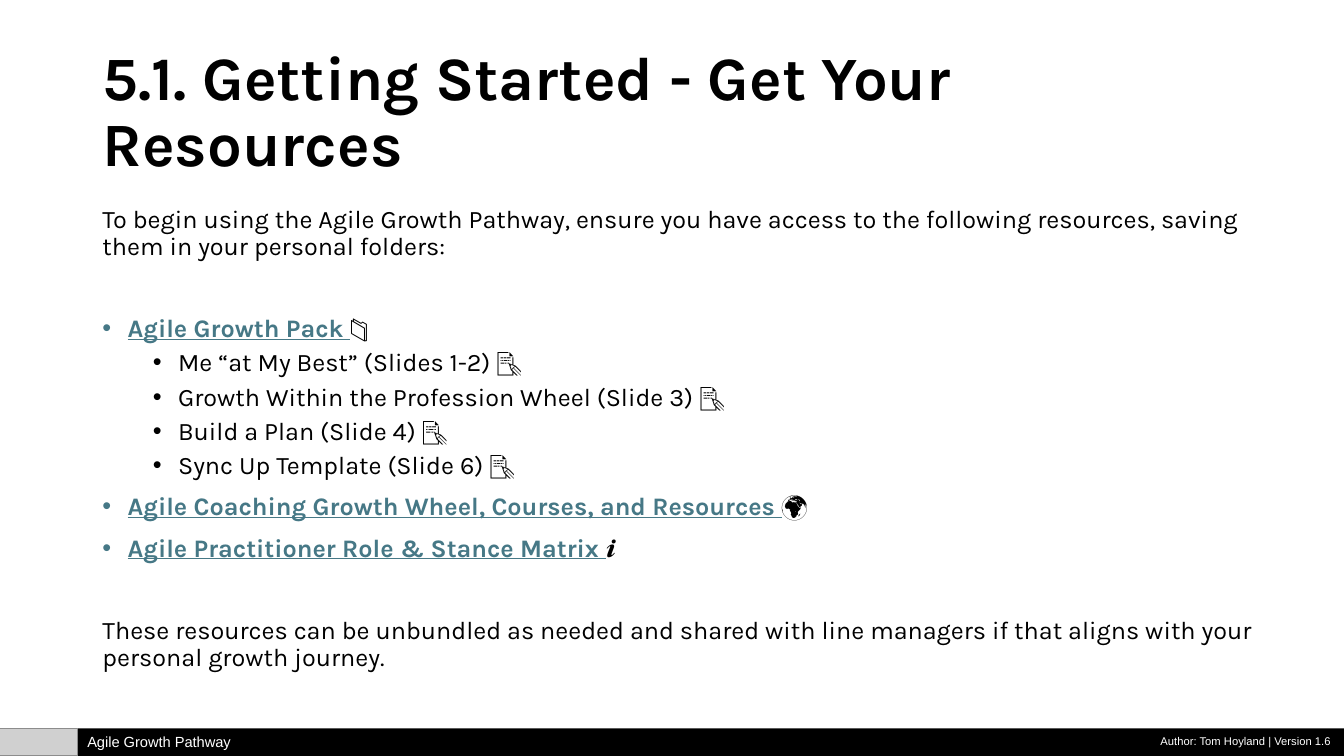
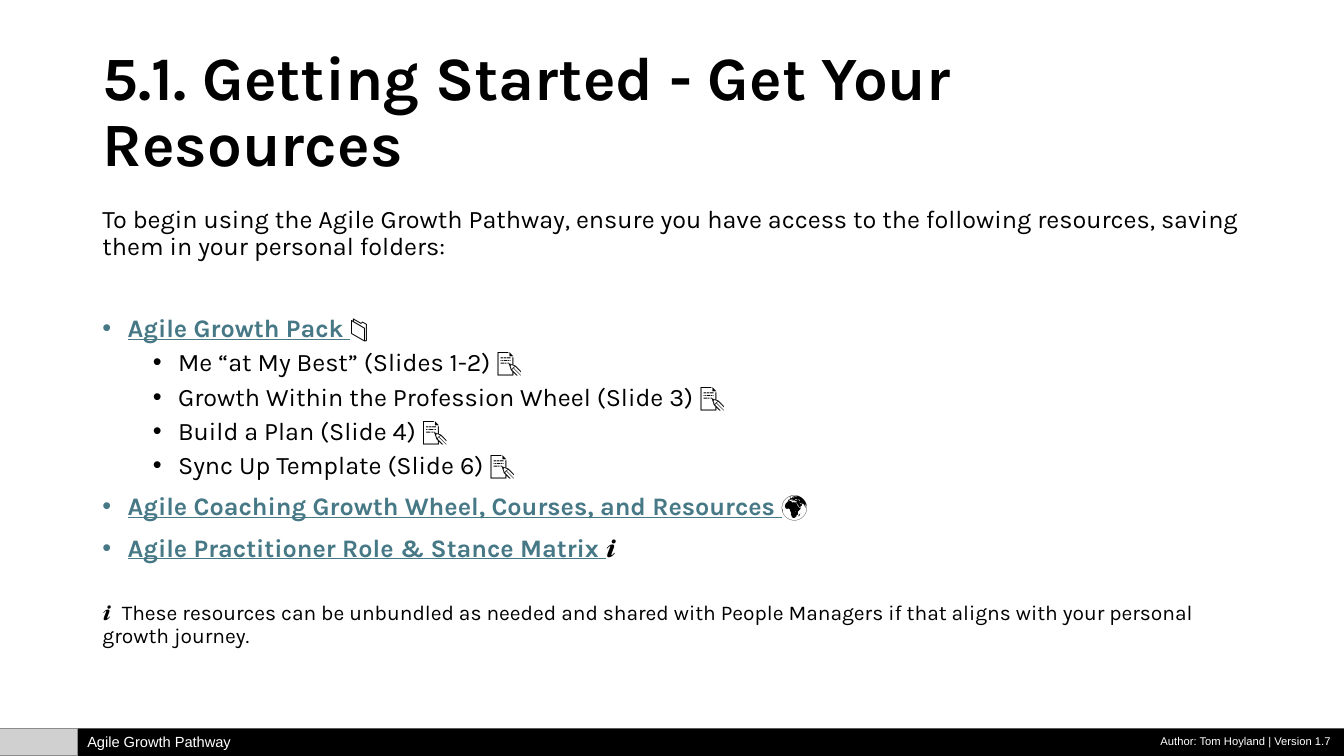
Before and after one commit to tomhoyland/agile-growth-pathway, a slide deck: slide 11 of Agile-Growth-Pathway.pptx. Drawn at 1344x756 pixels with LibreOffice and Linux fonts; fonts in the diff are those of the drawing; grey boxes stand for pictures. Boxes give left, top, right and bottom in pixels: in the first picture for what was removed or moved away, otherwise in the second. Text is boxed around its words. In the diff, an @@ line names an element or a change of style, - is before the commit and + after.

```diff
--- a/Agile-Growth-Pathway.pptx
+++ b/Agile-Growth-Pathway.pptx
@@ text at <box>102,605,1192,648</box>: text changed; size 18 to 15 pt @@
-These resources can be unbundled as needed and shared with line managers if that aligns with your personal growth journey.
+ℹ️ These resources can be unbundled as needed and shared with People Managers if that aligns with your personal growth journey.
@@ text at <box>1160,737,1331,748</box>: text changed @@
-Author: Tom Hoyland | Version 1.6
+Author: Tom Hoyland | Version 1.7
```
Also in this commit, not shown: 15 other slides changed, 1 other file.
